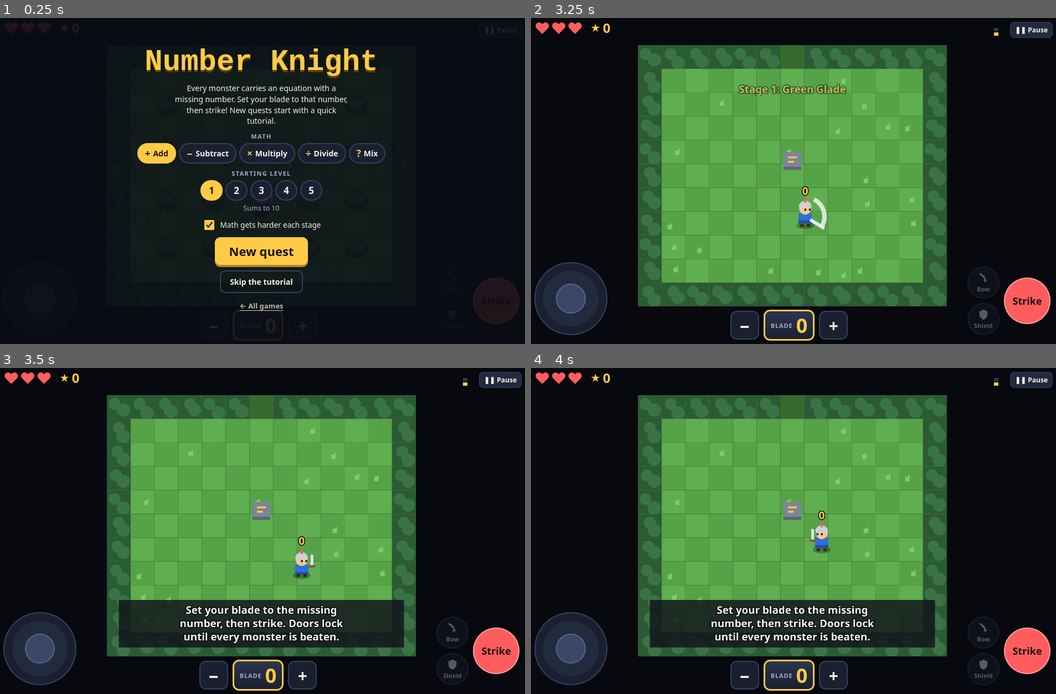
Above: before the commit, frames 1-4 (two rows, left to right).
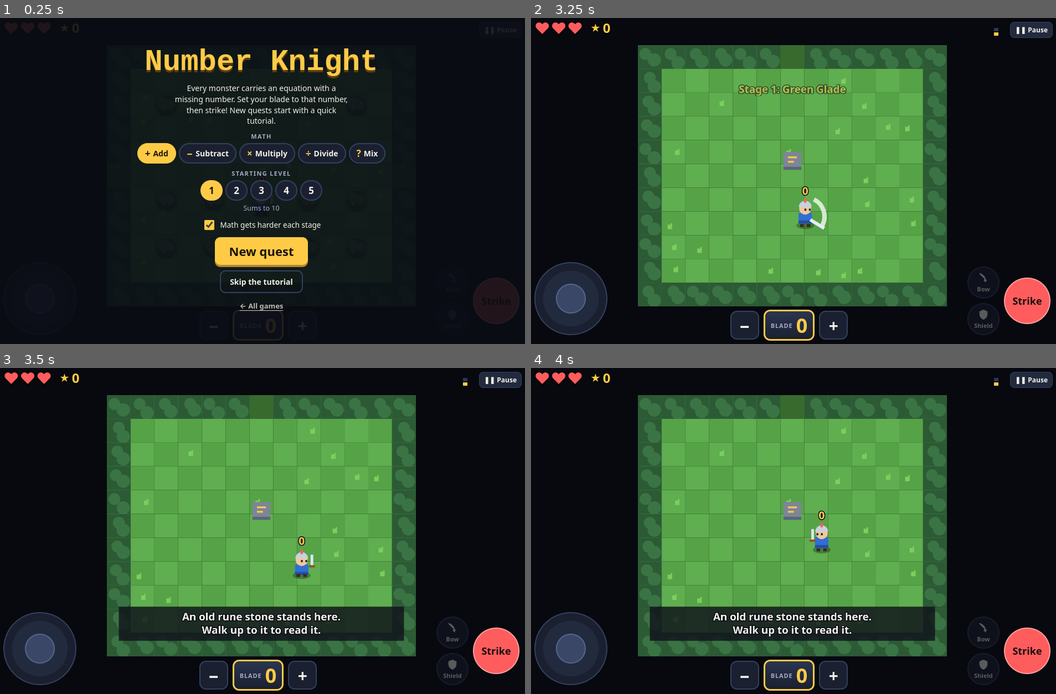
Above: after the commit, the same moments.

Repository: ryanjmaia/games-4-ed
Game: browser game, page games/number-knight/index.html
Two runs of this game, one before a commit and one after it. Both use one fixed random seed, a clock stepped at 60 frames per second and the inputs below.
Inputs (mouse positions are in pixels of both pictures, inside the frame that each line leads up to):
- Up to frame 1 (0.25 s): no input
- Up to frame 2 (3.25 s): click "Skip the tutorial" at 0.27 s; hold D 1.03-1.53 s; click (793, 213) at 1.07 s; tap Space every 0.5 s from 1.1 to 3.1 s; hold S 1.58-1.85 s; click (688, 145) at 1.67 s; hold A 1.9-2.47 s; click (898, 128) at 2.27 s; hold W 2.52-2.82 s; click (872, 246) at 2.87 s; hold D from 2.87 s (still down)
- Up to frame 3 (3.5 s): keep holding D; click (126, 612) at 3.47 s
- Up to frame 4 (4 s): release D at 3.53 s; hold W 3.58-3.82 s; tap Space at 3.6 s; hold A from 3.87 s (still down)

Frames 1-2 are identical in both runs. In frame 3, 4.2% of the frame differs, in the area x 22-78%, y 71-86%; in frame 4, 4.2%.

Commit message:
Number Knight: the rune stone tells the legend
Walking up to the rune stone at the start of Stage 1 shows a sonnet
about the first Number Knight and his sword, ending in a prophecy about
the new knight and her dragon.

Co-Authored-By: Claude Opus 5.5 <noreply@anthropic.com>
Claude-Session: https://claude.ai/code/session_012NpEjnDq4nwwyEJQVVU1Gp

Diff:
--- a/games/number-knight/index.html
+++ b/games/number-knight/index.html
@@ -195,6 +195,14 @@
 .item[disabled]{display:none}
 .owned{display:none}
 @media (hover:hover) and (pointer:fine){ .botbar > .blade{display:none} }
+.rune{position:absolute;left:50%;z-index:19;transform:translate(-50%,-50%);pointer-events:none;width:max-content;max-width:min(94vw, 540px);
+  background:linear-gradient(#5f6780,#474e64);border:3px solid #2b3043;border-radius:14px;box-shadow:inset 0 0 0 2px #828aa2, 0 12px 34px rgba(0,0,0,.6);
+  padding:14px clamp(10px, 3vw, 20px) 16px;text-align:center;color:#fff3d6;text-shadow:0 1px 0 #2b3043;animation:runein .35s ease-out}
+.rune h3{margin:0 0 8px;font-family:var(--title);font-weight:700;color:var(--gold);font-size:clamp(16px, 4.6vw, 22px);line-height:1.1}
+.rune .verse{margin:0;font-size:clamp(11.5px, 3.15vw, 16px);line-height:1.45;font-style:italic}
+.rune .prophecy{display:block;margin:9px 0 5px;font-size:11px;font-weight:700;letter-spacing:.14em;text-transform:uppercase;color:var(--gold)}
+@keyframes runein{from{opacity:0;transform:translate(-50%,-46%)}to{opacity:1;transform:translate(-50%,-50%)}}
+@media (prefers-reduced-motion: reduce){ .rune{animation:none} }
 @keyframes slowflash{0%,100%{opacity:1}50%{opacity:.35}}
 @media (prefers-reduced-motion: reduce){ .skiphint{animation:none} }
 .mini{font-family:var(--body);font-weight:700;font-size:12px;background:var(--panel2);border:1.5px solid var(--line);border-radius:8px;padding:5px 8px;cursor:pointer;color:var(--ink)}
@@ -262,6 +270,25 @@
       </div>
 
       <div class="goalflash" id="goalFlash" hidden><span class="label" id="gfLabel"></span><div class="eq" id="gfEq"></div><div class="gfo" id="gfObj"></div></div>
+
+      <div class="rune" id="rune" hidden>
+        <h3>The Legend of the Number Knight</h3>
+        <p class="verse">When shadows first crept up from Keep and Cave,<br>
+A knight arose whose blade could bear a sign.<br>
+He set its number right and, true and brave,<br>
+He made each monster's broken sum align.<br>
+No strength alone could break the cursed horde;<br>
+Each foe held out a riddle with a hole.<br>
+But when the missing number filled his sword,<br>
+The riddle closed; the dark lost its control.</p>
+        <span class="prophecy">The prophecy</span>
+        <p class="verse">A knight shall come to take the hero's place.<br>
+Her dragon's wings shall bear her through the sky.<br>
+Through Glade and Cave and Keep her blade shall face<br>
+The Slime, the Drake, the Lich that looms on high.<br>
+If every missing number she makes true,<br>
+The dark will break, and light will dawn anew.</p>
+      </div>
 
       <div class="keypad" id="keypad" hidden>
         <div class="kp-show"><span class="label">Type a blade number</span><span id="kpVal">0</span></div>
@@ -847,6 +874,13 @@
 let typed = '', typedT = 0;
 
 let skipHoldT = 0;
+const RUNE = {x: WW/2, y: WH/2 - 10}, RUNE_R = 26;
+function updateRune(){
+  const show = state === 'play' && game && game.stage === 0 && room && room.type === 'start' && player && dist(player, RUNE) < RUNE_R;
+  const el = $('rune');
+  if (show && el.hidden){ el.style.top = (OY + WH * S * .4) + 'px'; el.hidden = false; }
+  else if (!show && !el.hidden) el.hidden = true;
+}
 function update(dt){
   game.stats.time += dt;
   if (game.stage < 0 && keys.Space){
@@ -1008,7 +1042,7 @@
 
   // tips
   tip = null;
-  if (room.type === 'start' && game.stage === 0) tip = 'Set your blade to the missing number, then strike. Doors lock until every monster is beaten.';
+  if (room.type === 'start' && game.stage === 0 && dist(player, RUNE) >= RUNE_R) tip = 'An old rune stone stands here. Walk up to it to read it.';
   else if (room.type === 'start' && game.stage === 1) tip = 'Monsters here can carry different equations. Change your blade for each one.';
   else if (room.type === 'start' && game.stage === 2) tip = 'Every monster has its own equation now. Armored knights need two hits.';
   if (room.type === 'shop' && room.shop) for (const it of room.shop) if (!it.sold && Math.hypot(player.x - it.x, player.y - it.y) < 14) tip = `${it.name}: ${it.price} ★. Strike to buy.`;
@@ -2029,6 +2063,7 @@
   if (state === 'play' && fadeDir <= 0) update(dt);
   if (state === 'cut' && cut) updateCut(dt);
   if (state === 'cut' && cut) renderCut(); else render(dt);
+  updateRune();
   hudT -= dt;
   if (hudT <= 0 && state === 'play'){ hudT = .1; updateTarget(); if (game.charm || player.slowT || player.omniT || player.invT) updateHud(); updateCooldowns(); }
   requestAnimationFrame(frame);
